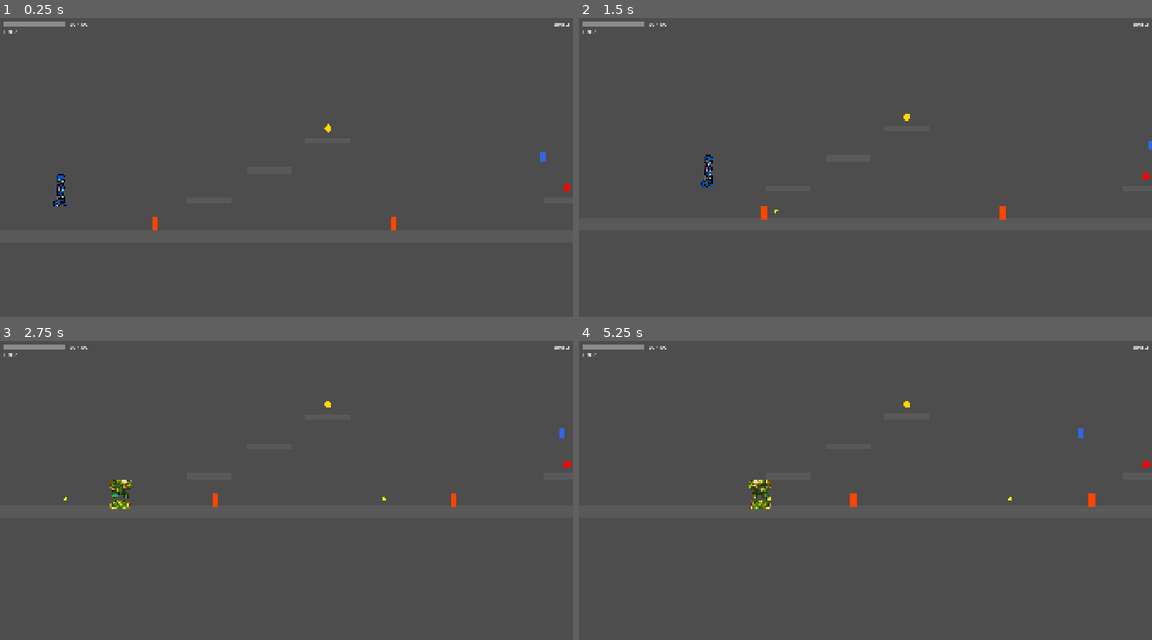
Above: before the commit, frames 1-4 (two rows, left to right).
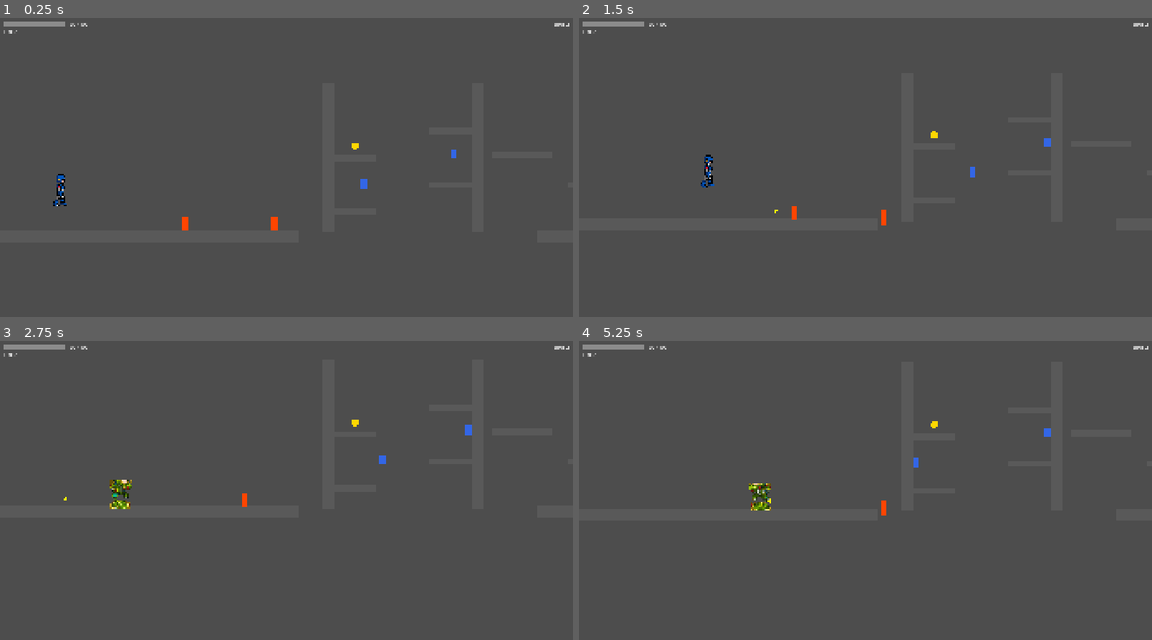
Above: after the commit, the same moments.

Repository: joaoramos00/NullvexGame
Game: Godot game, scene res://stages/stage_03/stage_03.tscn
Two runs of this game, one before a commit and one after it. Both use one fixed random seed, a clock stepped at 60 frames per second and the inputs below. This scene is started directly instead of the project's main scene.
Inputs (mouse positions are in pixels of both pictures, inside the frame that each line leads up to):
- Up to frame 1 (0.25 s): no input
- Up to frame 2 (1.5 s): move the mouse to (991, 161) at 0.52 s; hold Right (move_right) from 0.53 s (still down); tap Z (attack) at 0.6 s; click (991, 161) at 0.67 s; tap Space (jump) at 0.77 s; move the mouse to (750, 194) at 1.27 s; tap X (dash) at 1.35 s
- Up to frame 3 (2.75 s): tap Space (jump) at 1.52 s; move the mouse to (343, 430) at 2.02 s; release Right (move_right) at 2.03 s; hold Left (move_left) from 2.03 s (still down); tap Z (attack) at 2.1 s
- Up to frame 4 (5.25 s): move the mouse to (836, 565) at 2.77 s; release Left (move_left) at 2.78 s; hold Right (move_right) 2.78-4.28 s; tap X (dash) at 2.85, 4.35 s; click (836, 565) at 2.92 s; tap Space (jump) at 3.02, 3.77, 4.52 s; move the mouse to (1037, 550) at 3.52 s; tap Z (attack) at 3.6, 5.1 s; move the mouse to (693, 454) at 4.27 s; hold Left (move_left) 4.28-5.03 s; move the mouse to (894, 502) at 5.02 s; hold Right (move_right) from 5.03 s (still down); click (894, 502) at 5.17 s

The runs differ from the first frame. In frame 1, 0.4% of the frame differs, in the area x 26-100%, y 35-72%; in frame 2, 0.3%; in frame 3, 0.3%; in frame 4, 0.6%, in the area x 29-100%, y 20-59%.
Error in both runs: Invalid access to property or key 'body_entered' on a base object of type 'null instance'. (res://characters/enemies/enemy_base.gd:26)

Commit message:
feat: layout stage 03 - shaft vertical (Voltrix)

Diff:
--- a/stages/stage_03/stage_03.tscn
+++ b/stages/stage_03/stage_03.tscn
@@ -12,31 +12,47 @@
 [ext_resource type="PackedScene" uid="uid://enemy_base" path="res://characters/enemies/enemy_base.tscn" id="10_grunt"]
 [ext_resource type="PackedScene" uid="uid://enemy_flyer" path="res://characters/enemies/enemy_flyer.tscn" id="11_flyer"]
 
-[sub_resource type="RectangleShape2D" id="Floor"]
-size = Vector2(5400, 40)
+[sub_resource type="RectangleShape2D" id="FloorStart"]
+size = Vector2(1000, 40)
 
-[sub_resource type="RectangleShape2D" id="PA"]
-size = Vector2(150, 20)
+[sub_resource type="RectangleShape2D" id="FloorPost"]
+size = Vector2(800, 40)
 
-[sub_resource type="RectangleShape2D" id="PB"]
-size = Vector2(150, 20)
+[sub_resource type="RectangleShape2D" id="FloorBoss"]
+size = Vector2(1200, 40)
 
-[sub_resource type="RectangleShape2D" id="PC"]
-size = Vector2(150, 20)
+[sub_resource type="RectangleShape2D" id="WallL"]
+size = Vector2(40, 500)
 
-[sub_resource type="RectangleShape2D" id="PD"]
-size = Vector2(150, 20)
+[sub_resource type="RectangleShape2D" id="WallR"]
+size = Vector2(40, 500)
 
-[sub_resource type="RectangleShape2D" id="PE"]
-size = Vector2(150, 20)
+[sub_resource type="RectangleShape2D" id="SP1"]
+size = Vector2(140, 20)
 
-[sub_resource type="RectangleShape2D" id="PF"]
-size = Vector2(250, 20)
+[sub_resource type="RectangleShape2D" id="SP2"]
+size = Vector2(140, 20)
 
-[sub_resource type="RectangleShape2D" id="PG"]
+[sub_resource type="RectangleShape2D" id="SP3"]
+size = Vector2(140, 20)
+
+[sub_resource type="RectangleShape2D" id="SP4"]
+size = Vector2(140, 20)
+
+[sub_resource type="RectangleShape2D" id="PP1"]
+size = Vector2(200, 20)
+
+[sub_resource type="RectangleShape2D" id="PP2"]
+size = Vector2(200, 20)
+
+[sub_resource type="RectangleShape2D" id="PP3"]
+size = Vector2(200, 20)
+
+[sub_resource type="RectangleShape2D" id="PreBoss"]
 size = Vector2(200, 20)
 
 [node name="Stage03" type="Node2D"]
+platform_color = Color(1.0, 0.9, 0.1, 1)
 script = ExtResource("1_script")
 
 [node name="PlayerSpawn" type="Node2D" parent="."]
@@ -45,72 +61,89 @@
 [node name="StageController" parent="." instance=ExtResource("2_sc")]
 
 [node name="Checkpoint1" parent="." instance=ExtResource("3_cp")]
-position = Vector2(2000, 490)
+position = Vector2(1900, 490)
 checkpoint_index = 1
 
 [node name="Checkpoint2" parent="." instance=ExtResource("3_cp")]
-position = Vector2(3800, 490)
+position = Vector2(3500, 490)
 checkpoint_index = 2
 
-[node name="Floor" type="StaticBody2D" parent="."]
-position = Vector2(2600, 560)
+[node name="FloorStart" type="StaticBody2D" parent="."]
+position = Vector2(500, 560)
+[node name="CollisionShape2D" type="CollisionShape2D" parent="FloorStart"]
+shape = SubResource("FloorStart")
 
-[node name="CollisionShape2D" type="CollisionShape2D" parent="Floor"]
-shape = SubResource("Floor")
+[node name="FloorPost" type="StaticBody2D" parent="."]
+position = Vector2(2200, 560)
+[node name="CollisionShape2D" type="CollisionShape2D" parent="FloorPost"]
+shape = SubResource("FloorPost")
 
-[node name="PlatformA" type="StaticBody2D" parent="."]
-position = Vector2(700, 440)
+[node name="FloorBoss" type="StaticBody2D" parent="."]
+position = Vector2(4700, 560)
+[node name="CollisionShape2D" type="CollisionShape2D" parent="FloorBoss"]
+shape = SubResource("FloorBoss")
 
-[node name="CollisionShape2D" type="CollisionShape2D" parent="PlatformA"]
-shape = SubResource("PA")
+[node name="ShaftWallLeft" type="StaticBody2D" parent="."]
+position = Vector2(1100, 300)
+[node name="CollisionShape2D" type="CollisionShape2D" parent="ShaftWallLeft"]
+shape = SubResource("WallL")
 
-[node name="PlatformB" type="StaticBody2D" parent="."]
-position = Vector2(900, 340)
+[node name="ShaftWallRight" type="StaticBody2D" parent="."]
+position = Vector2(1600, 300)
+[node name="CollisionShape2D" type="CollisionShape2D" parent="ShaftWallRight"]
+shape = SubResource("WallR")
 
-[node name="CollisionShape2D" type="CollisionShape2D" parent="PlatformB"]
-shape = SubResource("PB")
+[node name="ShaftPlat1" type="StaticBody2D" parent="."]
+position = Vector2(1190, 480)
+[node name="CollisionShape2D" type="CollisionShape2D" parent="ShaftPlat1"]
+shape = SubResource("SP1")
 
-[node name="PlatformC" type="StaticBody2D" parent="."]
-position = Vector2(1100, 240)
+[node name="ShaftPlat2" type="StaticBody2D" parent="."]
+position = Vector2(1510, 390)
+[node name="CollisionShape2D" type="CollisionShape2D" parent="ShaftPlat2"]
+shape = SubResource("SP2")
 
-[node name="CollisionShape2D" type="CollisionShape2D" parent="PlatformC"]
-shape = SubResource("PC")
+[node name="ShaftPlat3" type="StaticBody2D" parent="."]
+position = Vector2(1190, 300)
+[node name="CollisionShape2D" type="CollisionShape2D" parent="ShaftPlat3"]
+shape = SubResource("SP3")
 
-[node name="PlatformD" type="StaticBody2D" parent="."]
-position = Vector2(1900, 440)
+[node name="ShaftPlat4" type="StaticBody2D" parent="."]
+position = Vector2(1510, 210)
+[node name="CollisionShape2D" type="CollisionShape2D" parent="ShaftPlat4"]
+shape = SubResource("SP4")
 
-[node name="CollisionShape2D" type="CollisionShape2D" parent="PlatformD"]
-shape = SubResource("PD")
+[node name="PostPlat1" type="StaticBody2D" parent="."]
+position = Vector2(1750, 290)
+[node name="CollisionShape2D" type="CollisionShape2D" parent="PostPlat1"]
+shape = SubResource("PP1")
 
-[node name="PlatformE" type="StaticBody2D" parent="."]
-position = Vector2(2100, 340)
+[node name="PostPlat2" type="StaticBody2D" parent="."]
+position = Vector2(2000, 390)
+[node name="CollisionShape2D" type="CollisionShape2D" parent="PostPlat2"]
+shape = SubResource("PP2")
 
-[node name="CollisionShape2D" type="CollisionShape2D" parent="PlatformE"]
-shape = SubResource("PE")
+[node name="PostPlat3" type="StaticBody2D" parent="."]
+position = Vector2(2300, 460)
+[node name="CollisionShape2D" type="CollisionShape2D" parent="PostPlat3"]
+shape = SubResource("PP3")
 
-[node name="PlatformF" type="StaticBody2D" parent="."]
-position = Vector2(3000, 440)
-
-[node name="CollisionShape2D" type="CollisionShape2D" parent="PlatformF"]
-shape = SubResource("PF")
-
-[node name="PlatformG" type="StaticBody2D" parent="."]
-position = Vector2(3400, 340)
-
-[node name="CollisionShape2D" type="CollisionShape2D" parent="PlatformG"]
-shape = SubResource("PG")
+[node name="PreBossPlat" type="StaticBody2D" parent="."]
+position = Vector2(3800, 420)
+[node name="CollisionShape2D" type="CollisionShape2D" parent="PreBossPlat"]
+shape = SubResource("PreBoss")
 
 [node name="Heart" parent="." instance=ExtResource("4_col")]
-position = Vector2(1900, 400)
+position = Vector2(2000, 350)
 stage_id = 3
 
 [node name="ArmorZaelTorso" parent="." instance=ExtResource("4_col")]
-position = Vector2(1100, 200)
+position = Vector2(1190, 260)
 collectible_type = 2
 armor_piece = "torso"
 
 [node name="GlaiveZara" parent="." instance=ExtResource("4_col")]
-position = Vector2(3000, 400)
+position = Vector2(2300, 420)
 collectible_type = 5
 ability_id = "glaive"
 
@@ -121,19 +154,22 @@
 arena_floor = 540.0
 
 [node name="Grunt1" parent="." instance=ExtResource("10_grunt")]
-position = Vector2(500, 490)
+position = Vector2(600, 490)
 
 [node name="Grunt2" parent="." instance=ExtResource("10_grunt")]
-position = Vector2(1300, 490)
+position = Vector2(900, 490)
 
 [node name="Grunt3" parent="." instance=ExtResource("10_grunt")]
-position = Vector2(2400, 490)
+position = Vector2(2100, 490)
 
 [node name="Grunt4" parent="." instance=ExtResource("10_grunt")]
-position = Vector2(3200, 490)
+position = Vector2(2700, 490)
 
 [node name="Flyer1" parent="." instance=ExtResource("11_flyer")]
-position = Vector2(1800, 300)
+position = Vector2(1200, 390)
+
+[node name="Flyer2" parent="." instance=ExtResource("11_flyer")]
+position = Vector2(1500, 290)
 
 [node name="HUD" parent="." instance=ExtResource("5_hud")]
 [node name="PauseMenu" parent="." instance=ExtResource("6_pause")]
